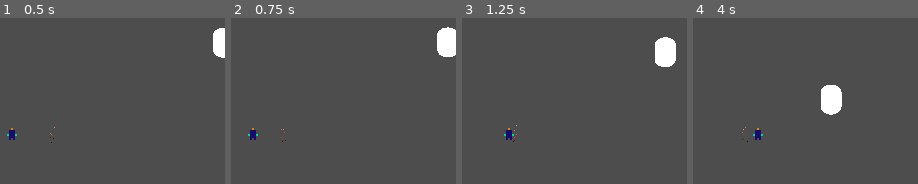
Above: before the commit, frames 1-4 (left to right).
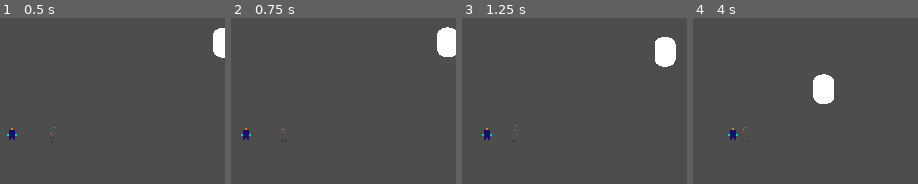
Above: after the commit, the same moments.

Repository: Protiuns/projeto-mvp
Game: Godot game, scene res://Fazes/faze_testes.tscn
Two runs of this game, one before a commit and one after it. Both use one fixed random seed, a clock stepped at 60 frames per second and the inputs below.
Inputs:
- Up to frame 1 (0.5 s): no input
- Up to frame 2 (0.75 s): hold D (Direita) from 0.53 s (still down); tap J (Ataque) at 0.6 s
- Up to frame 3 (1.25 s): keep holding D (Direita)
- Up to frame 4 (4 s): release D (Direita) at 1.28 s; hold S (Baixo) 1.28-2.03 s; tap J (Ataque) every 0.75 s from 1.35 to 3.6 s; hold D (Direita) 2.03-2.78 s; hold W (Cima) 2.78-3.53 s; hold A (Esquerda) from 3.53 s (still down)

Frame 1 is identical in both runs. In frame 2, 0.3% of the frame differs, in the area x 4-96%, y 5-74%; in frame 3, 0.4%; in frame 4, 2.2%, in the area x 15-67%, y 33-74%.

Commit message:
Animações e state machine funcionando

Diff:
--- a/Fazes/faze_testes.tscn
+++ b/Fazes/faze_testes.tscn
@@ -1,9 +1,10 @@
-[gd_scene load_steps=57 format=3 uid="uid://ctu5ey1eif03q"]
+[gd_scene load_steps=58 format=3 uid="uid://ctu5ey1eif03q"]
 
 [ext_resource type="Script" path="res://Scripts/Jogador/Jogador.gd" id="1_yre7x"]
 [ext_resource type="Script" path="res://Scripts/Jogador/JocadorStates.gd" id="2_lfhxy"]
 [ext_resource type="Texture2D" uid="uid://brifeqmx5d3td" path="res://Imagens/Assets/LinkinhoSemSobras-Sheet.png" id="3_38ak2"]
 [ext_resource type="Script" path="res://Scripts/Monstros/Monstro.gd" id="3_hr1e3"]
+[ext_resource type="Script" path="res://Scripts/Jogador/JogadorArvoreAnimacao.gd" id="4_776p5"]
 [ext_resource type="Script" path="res://Fazes/MonstoStates.gd" id="4_ipdyw"]
 
 [sub_resource type="CapsuleShape2D" id="CapsuleShape2D_to5gb"]
@@ -158,6 +159,20 @@
 "update": 1,
 "values": [false]
 }
+tracks/2/type = "method"
+tracks/2/imported = false
+tracks/2/enabled = true
+tracks/2/path = NodePath("JogadorStates")
+tracks/2/interp = 1
+tracks/2/loop_wrap = true
+tracks/2/keys = {
+"times": PackedFloat32Array(0.4),
+"transitions": PackedFloat32Array(1),
+"values": [{
+"args": [],
+"method": &"FinalizouAtaque"
+}]
+}
 
 [sub_resource type="Animation" id="Animation_o4gec"]
 resource_name = "Golpe1Cima"
@@ -187,6 +202,20 @@
 "update": 1,
 "values": [false]
 }
+tracks/2/type = "method"
+tracks/2/imported = false
+tracks/2/enabled = true
+tracks/2/path = NodePath("JogadorStates")
+tracks/2/interp = 1
+tracks/2/loop_wrap = true
+tracks/2/keys = {
+"times": PackedFloat32Array(0.4),
+"transitions": PackedFloat32Array(1),
+"values": [{
+"args": [],
+"method": &"FinalizouAtaque"
+}]
+}
 
 [sub_resource type="Animation" id="Animation_npr5f"]
 resource_name = "Golpe1Direita"
@@ -216,6 +245,20 @@
 "update": 1,
 "values": [false]
 }
+tracks/2/type = "method"
+tracks/2/imported = false
+tracks/2/enabled = true
+tracks/2/path = NodePath("JogadorStates")
+tracks/2/interp = 1
+tracks/2/loop_wrap = true
+tracks/2/keys = {
+"times": PackedFloat32Array(0.4),
+"transitions": PackedFloat32Array(1),
+"values": [{
+"args": [],
+"method": &"FinalizouAtaque"
+}]
+}
 
 [sub_resource type="Animation" id="Animation_74tag"]
 resource_name = "Golpe1Esquerda"
@@ -245,6 +288,20 @@
 "update": 1,
 "values": [true]
 }
+tracks/2/type = "method"
+tracks/2/imported = false
+tracks/2/enabled = true
+tracks/2/path = NodePath("JogadorStates")
+tracks/2/interp = 1
+tracks/2/loop_wrap = true
+tracks/2/keys = {
+"times": PackedFloat32Array(0.4),
+"transitions": PackedFloat32Array(1),
+"values": [{
+"args": [],
+"method": &"FinalizouAtaque"
+}]
+}
 
 [sub_resource type="Animation" id="Animation_8nv2n"]
 resource_name = "Golpe2Baixo"
@@ -274,6 +331,20 @@
 "update": 1,
 "values": [false]
 }
+tracks/2/type = "method"
+tracks/2/imported = false
+tracks/2/enabled = true
+tracks/2/path = NodePath("JogadorStates")
+tracks/2/interp = 1
+tracks/2/loop_wrap = true
+tracks/2/keys = {
+"times": PackedFloat32Array(0.4),
+"transitions": PackedFloat32Array(1),
+"values": [{
+"args": [],
+"method": &"FinalizouAtaque"
+}]
+}
 
 [sub_resource type="Animation" id="Animation_m180y"]
 resource_name = "Golpe2Cima"
@@ -303,6 +374,20 @@
 "update": 1,
 "values": [false]
 }
+tracks/2/type = "method"
+tracks/2/imported = false
+tracks/2/enabled = true
+tracks/2/path = NodePath("JogadorStates")
+tracks/2/interp = 1
+tracks/2/loop_wrap = true
+tracks/2/keys = {
+"times": PackedFloat32Array(0.4),
+"transitions": PackedFloat32Array(1),
+"values": [{
+"args": [],
+"method": &"FinalizouAtaque"
+}]
+}
 
 [sub_resource type="Animation" id="Animation_5jmb2"]
 resource_name = "Golpe2Direita"
@@ -332,6 +417,20 @@
 "update": 1,
 "values": [false]
 }
+tracks/2/type = "method"
+tracks/2/imported = false
+tracks/2/enabled = true
+tracks/2/path = NodePath("JogadorStates")
+tracks/2/interp = 1
+tracks/2/loop_wrap = true
+tracks/2/keys = {
+"times": PackedFloat32Array(0.4),
+"transitions": PackedFloat32Array(1),
+"values": [{
+"args": [],
+"method": &"FinalizouAtaque"
+}]
+}
 
 [sub_resource type="Animation" id="Animation_4wu0y"]
 resource_name = "Golpe2Esquerda"
@@ -361,9 +460,24 @@
 "update": 1,
 "values": [true]
 }
+tracks/2/type = "method"
+tracks/2/imported = false
+tracks/2/enabled = true
+tracks/2/path = NodePath("JogadorStates")
+tracks/2/interp = 1
+tracks/2/loop_wrap = true
+tracks/2/keys = {
+"times": PackedFloat32Array(0.4),
+"transitions": PackedFloat32Array(1),
+"values": [{
+"args": [],
+"method": &"FinalizouAtaque"
+}]
+}
 
 [sub_resource type="Animation" id="Animation_ynnfa"]
 resource_name = "ParadoBaixo"
+length = 0.2
 loop_mode = 1
 tracks/0/type = "value"
 tracks/0/imported = false
@@ -372,10 +486,10 @@
 tracks/0/interp = 1
 tracks/0/loop_wrap = true
 tracks/0/keys = {
-"times": PackedFloat32Array(0),
-"transitions": PackedFloat32Array(1),
-"update": 1,
-"values": [Vector2i(3, 0)]
+"times": PackedFloat32Array(0, 0.1),
+"transitions": PackedFloat32Array(1, 1),
+"update": 1,
+"values": [Vector2i(3, 0), Vector2i(3, 0)]
 }
 tracks/1/type = "value"
 tracks/1/imported = false
@@ -392,6 +506,7 @@
 
 [sub_resource type="Animation" id="Animation_nilff"]
 resource_name = "ParadoCima"
+length = 0.2
 loop_mode = 1
 tracks/0/type = "value"
 tracks/0/imported = false
@@ -400,10 +515,10 @@
 tracks/0/interp = 1
 tracks/0/loop_wrap = true
 tracks/0/keys = {
-"times": PackedFloat32Array(0),
-"transitions": PackedFloat32Array(1),
-"update": 1,
-"values": [Vector2i(1, 0)]
+"times": PackedFloat32Array(0, 0.1),
+"transitions": PackedFloat32Array(1, 1),
+"update": 1,
+"values": [Vector2i(1, 0), Vector2i(1, 0)]
 }
 tracks/1/type = "value"
 tracks/1/imported = false
@@ -420,6 +535,7 @@
 
 [sub_resource type="Animation" id="Animation_0ydeo"]
 resource_name = "ParadoDireita"
+length = 0.2
 loop_mode = 1
 tracks/0/type = "value"
 tracks/0/imported = false
@@ -428,10 +544,10 @@
 tracks/0/interp = 1
 tracks/0/loop_wrap = true
 tracks/0/keys = {
-"times": PackedFloat32Array(0),
-"transitions": PackedFloat32Array(1),
-"update": 1,
-"values": [2]
+"times": PackedFloat32Array(0, 0.1),
+"transitions": PackedFloat32Array(1, 1),
+"update": 1,
+"values": [2, 2]
 }
 tracks/1/type = "value"
 tracks/1/imported = false
@@ -448,6 +564,7 @@
 
 [sub_resource type="Animation" id="Animation_t7dvs"]
 resource_name = "ParadoEsquerda"
+length = 0.2
 loop_mode = 1
 tracks/0/type = "value"
 tracks/0/imported = false
@@ -456,10 +573,10 @@
 tracks/0/interp = 1
 tracks/0/loop_wrap = true
 tracks/0/keys = {
-"times": PackedFloat32Array(0),
-"transitions": PackedFloat32Array(1),
-"update": 1,
-"values": [2]
+"times": PackedFloat32Array(0, 0.1),
+"transitions": PackedFloat32Array(1, 1),
+"update": 1,
+"values": [2, 2]
 }
 tracks/1/type = "value"
 tracks/1/imported = false
@@ -538,23 +655,23 @@
 animation = &"AndandoDireita"
 
 [sub_resource type="AnimationNodeAnimation" id="AnimationNodeAnimation_kj53a"]
+animation = &"AndandoBaixo"
+
+[sub_resource type="AnimationNodeAnimation" id="AnimationNodeAnimation_4awtq"]
 animation = &"AndandoCima"
-
-[sub_resource type="AnimationNodeAnimation" id="AnimationNodeAnimation_4awtq"]
-animation = &"AndandoBaixo"
 
 [sub_resource type="AnimationNodeAnimation" id="AnimationNodeAnimation_iyf3f"]
 animation = &"AndandoEsquerda"
 
 [sub_resource type="AnimationNodeBlendSpace2D" id="AnimationNodeBlendSpace2D_bdqed"]
 blend_point_0/node = SubResource("AnimationNodeAnimation_gylvb")
-blend_point_0/pos = Vector2(0.9, 0)
+blend_point_0/pos = Vector2(1, 0)
 blend_point_1/node = SubResource("AnimationNodeAnimation_kj53a")
 blend_point_1/pos = Vector2(0, 0.9)
 blend_point_2/node = SubResource("AnimationNodeAnimation_4awtq")
 blend_point_2/pos = Vector2(0, -0.9)
 blend_point_3/node = SubResource("AnimationNodeAnimation_iyf3f")
-blend_point_3/pos = Vector2(-0.9, 0)
+blend_point_3/pos = Vector2(-1, 0)
 blend_mode = 1
 
 [sub_resource type="AnimationNodeOneShot" id="AnimationNodeOneShot_a5q54"]
@@ -562,13 +679,13 @@
 [sub_resource type="AnimationNodeOneShot" id="AnimationNodeOneShot_8blqj"]
 
 [sub_resource type="AnimationNodeAnimation" id="AnimationNodeAnimation_nnlxf"]
-animation = &"Golpe1Cima"
+animation = &"Golpe1Baixo"
 
 [sub_resource type="AnimationNodeAnimation" id="AnimationNodeAnimation_3nuga"]
 animation = &"Golpe1Esquerda"
 
 [sub_resource type="AnimationNodeAnimation" id="AnimationNodeAnimation_tpgq8"]
-animation = &"Golpe1Baixo"
+animation = &"Golpe1Cima"
 
 [sub_resource type="AnimationNodeAnimation" id="AnimationNodeAnimation_5ov5g"]
 animation = &"Golpe1Direita"
@@ -577,21 +694,21 @@
 blend_point_0/node = SubResource("AnimationNodeAnimation_nnlxf")
 blend_point_0/pos = Vector2(0, 0.9)
 blend_point_1/node = SubResource("AnimationNodeAnimation_3nuga")
-blend_point_1/pos = Vector2(-0.9, 0)
+blend_point_1/pos = Vector2(-1, 0)
 blend_point_2/node = SubResource("AnimationNodeAnimation_tpgq8")
 blend_point_2/pos = Vector2(0, -0.9)
 blend_point_3/node = SubResource("AnimationNodeAnimation_5ov5g")
-blend_point_3/pos = Vector2(0.9, 0)
+blend_point_3/pos = Vector2(1, 0)
 blend_mode = 1
 
 [sub_resource type="AnimationNodeAnimation" id="AnimationNodeAnimation_acif7"]
-animation = &"Golpe2Cima"
+animation = &"Golpe2Baixo"
 
 [sub_resource type="AnimationNodeAnimation" id="AnimationNodeAnimation_0lsv4"]
 animation = &"Golpe2Direita"
 
 [sub_resource type="AnimationNodeAnimation" id="AnimationNodeAnimation_m7u26"]
-animation = &"Golpe2Baixo"
+animation = &"Golpe2Cima"
 
 [sub_resource type="AnimationNodeAnimation" id="AnimationNodeAnimation_r5r02"]
 animation = &"Golpe2Esquerda"
@@ -600,20 +717,20 @@
 blend_point_0/node = SubResource("AnimationNodeAnimation_acif7")
 blend_point_0/pos = Vector2(0, 0.9)
 blend_point_1/node = SubResource("AnimationNodeAnimation_0lsv4")
-blend_point_1/pos = Vector2(0.9, 0)
+blend_point_1/pos = Vector2(1, 0)
 blend_point_2/node = SubResource("AnimationNodeAnimation_m7u26")
 blend_point_2/pos = Vector2(0, -0.9)
 blend_point_3/node = SubResource("AnimationNodeAnimation_r5r02")
-blend_point_3/pos = Vector2(-0.9, 0)
+blend_point_3/pos = Vector2(-1, 0)
 blend_mode = 1
 
 [sub_resource type="AnimationNodeOneShot" id="AnimationNodeOneShot_ic502"]
 
 [sub_resource type="AnimationNodeAnimation" id="AnimationNodeAnimation_ddpt5"]
+animation = &"ParadoBaixo"
+
+[sub_resource type="AnimationNodeAnimation" id="AnimationNodeAnimation_vrx3s"]
 animation = &"ParadoCima"
-
-[sub_resource type="AnimationNodeAnimation" id="AnimationNodeAnimation_vrx3s"]
-animation = &"ParadoBaixo"
 
 [sub_resource type="AnimationNodeAnimation" id="AnimationNodeAnimation_3ih73"]
 animation = &"ParadoDireita"
@@ -627,13 +744,13 @@
 blend_point_1/node = SubResource("AnimationNodeAnimation_vrx3s")
 blend_point_1/pos = Vector2(0, -0.9)
 blend_point_2/node = SubResource("AnimationNodeAnimation_3ih73")
-blend_point_2/pos = Vector2(0.9, 0)
+blend_point_2/pos = Vector2(1, 0)
 blend_point_3/node = SubResource("AnimationNodeAnimation_s8wwy")
-blend_point_3/pos = Vector2(-0.9, 0)
+blend_point_3/pos = Vector2(-1, 0)
 blend_mode = 1
 
 [sub_resource type="AnimationNodeBlendTree" id="AnimationNodeBlendTree_c3qvt"]
-graph_offset = Vector2(-256.82, -36.9064)
+graph_offset = Vector2(-447.4, 258.589)
 nodes/Andando/node = SubResource("AnimationNodeBlendSpace2D_bdqed")
 nodes/Andando/position = Vector2(-53.3333, 160)
 nodes/Atacando/node = SubResource("AnimationNodeOneShot_a5q54")
@@ -865,12 +982,13 @@
 "parameters/AtacandoOutroBraço/active" = false
 "parameters/AtacandoOutroBraço/internal_active" = false
 "parameters/AtacandoOutroBraço/request" = 0
-parameters/Golpe1/blend_position = Vector2(0.932715, 0.0174419)
+parameters/Golpe1/blend_position = Vector2(-0.000983298, 0.97541)
 parameters/Golpe2/blend_position = Vector2(0, 0)
 parameters/Movimentando/active = false
 parameters/Movimentando/internal_active = false
 parameters/Movimentando/request = 0
-parameters/Parado/blend_position = Vector2(0.651972, 0.226744)
+parameters/Parado/blend_position = Vector2(0.896, 0.0393014)
+script = ExtResource("4_776p5")
 
 [node name="Monstro" type="CharacterBody2D" parent="."]
 position = Vector2(523, 68)
--- a/Scripts/Jogador/JocadorStates.gd
+++ b/Scripts/Jogador/JocadorStates.gd
@@ -1,7 +1,11 @@
 extends "res://Scripts/StateMachine/StateMachine.gd"
 
 
-# Called when the node enters the scene tree for the first time.
+@onready var jogador = $".."
+@onready var arvoreAnimacao =$"../AnimationTree"
+var acabouAtaque = false
+var segundoGolpe = false
+
 func _ready():
 	EstadoAdicionar("Parado")
 	EstadoAdicionar("Andando")
@@ -11,25 +15,74 @@
 	call_deferred("set_estado" , estados.Parado)
 
 func _EstadoLogica (delta):
-	pass
-func _EstadoTranzicao(delta):
+	#print(estado)
+	#print(acabouAnimacao)
 	match estado:
 		estados.Parado:
 			pass
 		estados.Andando:
 			pass
 		estados.Golpe1:
-			pass
+			if jogador.botaoAtaque:
+				segundoGolpe = true
 		estados.Golpe2:
 			pass
 		estados.Machucado:
 			pass
+func _EstadoTranzicao(delta):
+	match estado:
+		estados.Parado:
+			if jogador.botaoAtaque :
+				return estados.Golpe1
+			if (jogador.vetorEntrada.length() != 0):
+				return estados.Andando
+		estados.Andando:
+			if jogador.botaoAtaque :
+				return estados.Golpe1
+			if (jogador.velocity.length() ==0) :
+				return estados.Parado
+		estados.Golpe1:
+			if acabouAtaque:
+				if segundoGolpe:
+					return estados.Golpe2
+				if ((jogador.vetorEntrada.length() == 0) and (jogador.velocity.length() ==0)):
+					return estados.Parado
+				else:
+					return estados.Andando
+		estados.Golpe2:
+			if acabouAtaque:
+				if ((jogador.vetorEntrada.length() == 0) and (jogador.velocity.length() ==0)):
+					return estados.Parado
+				else:
+					return estados.Andando
+		estados.Machucado:
+			pass
 
 func _EstadoEntrar(novoEstado , antigoEstado):
-	pass
+	match novoEstado:
+		estados.Parado:
+			arvoreAnimacao.set("parameters/Movimentando/request", AnimationNodeOneShot.ONE_SHOT_REQUEST_ABORT)
+
+		estados.Andando:
+			arvoreAnimacao.set("parameters/Movimentando/request", AnimationNodeOneShot.ONE_SHOT_REQUEST_FIRE)
+
+		estados.Golpe1:
+			arvoreAnimacao.set("parameters/Atacando/request",AnimationNodeOneShot.ONE_SHOT_REQUEST_FIRE)
+		estados.Golpe2:
+			arvoreAnimacao.set("parameters/AtacandoOutroBraço/request",AnimationNodeOneShot.ONE_SHOT_REQUEST_FIRE)
+		estados.Machucado:
+			pass
 func _EstadoSair(antigoEstado, novoEstado):
-	pass
+	match antigoEstado:
+		estados.Golpe1 :
+			if (novoEstado !=estados.Golpe2) :
+				arvoreAnimacao.set("parameters/Atacando/request",AnimationNodeOneShot.ONE_SHOT_REQUEST_ABORT)
+			acabouAtaque =false
+		estados.Golpe2:
+			segundoGolpe = false
+			arvoreAnimacao.set("parameters/AtacandoOutroBraço/request",AnimationNodeOneShot.ONE_SHOT_REQUEST_ABORT)
+			arvoreAnimacao.set("parameters/Atacando/request",AnimationNodeOneShot.ONE_SHOT_REQUEST_ABORT)
 
 
-func _process(delta):
-	pass
+func FinalizouAtaque():
+	acabouAtaque = true
--- a/Scripts/Jogador/Jogador.gd
+++ b/Scripts/Jogador/Jogador.gd
@@ -3,20 +3,45 @@
 var velocidade = 50
 var vetorEntrada = Vector2.ZERO
 var botaoAtaque = false
+var seMachucou = false
 var direcao = Vector2.RIGHT
+@onready var maquinaEstados = $JogadorStates as StateMachine
+
 func  _physics_process(delta):
 	Entradas()
-	AtualizarVelocidade()
-	OrientarDirecao()
-	move_and_slide()
+	match maquinaEstados.estado:
+		maquinaEstados.estados.Parado:
+			OrientarDirecao()
+			PodeMachucar()
+		maquinaEstados.estados.Andando:
+			AtualizarVelocidade()
+			OrientarDirecao()
+			move_and_slide()
+		maquinaEstados.estados.Golpe1:
+			PodeMachucar()
+		maquinaEstados.estados.Golpe2:
+			PodeMachucar()
+		maquinaEstados.estados.Machucado:
+			AtualizarVelocidade()
+			OrientarDirecao()
+			move_and_slide()
+
+
+
+
 
 func Entradas():
 	var vertical = int(Input.is_action_pressed("Baixo")) - int(Input.is_action_pressed("Cima"))
 	var horizontal = int(Input.is_action_pressed("Direita")) - int(Input.is_action_pressed("Esquerda"))
 	vetorEntrada = Vector2(horizontal , vertical).normalized()
 	botaoAtaque = Input.is_action_just_pressed("Ataque")
+
 func AtualizarVelocidade():
 	velocity = vetorEntrada * velocidade
+
 func OrientarDirecao():
 	if velocity.length()!= 0 :
 		direcao = velocity.normalized()
+
+func PodeMachucar():
+	pass
--- /dev/null
+++ b/Scripts/Jogador/JogadorArvoreAnimacao.gd
@@ -0,0 +1,19 @@
+extends AnimationTree
+
+@onready var jogador = $".."
+# Called when the node enters the scene tree for the first time.
+func _ready():
+	pass # Replace with function body.
+
+
+# Called every frame. 'delta' is the elapsed time since the previous frame.
+func _process(delta):
+	set("parameters/Parado/blend_position", jogador.direcao)
+	set("parameters/Andando/blend_position", jogador.direcao)
+	set("parameters/Golpe1/blend_position", jogador.direcao)
+	set("parameters/Golpe2/blend_position", jogador.direcao)
+	#set("parameters/Atacando/request", AnimationNodeOneShot.ONE_SHOT_REQUEST_FIRE)
+	#set("parameters/Movimentando/request", AnimationNodeOneShot.ONE_SHOT_REQUEST_FIRE)
+	#set("parameters/Andando/blend_position", AnimationNodeOneShot.ONE_SHOT_REQUEST_FIRE)
+	#set("parameters/Parado/blend_position", AnimationNodeOneShot.ONE_SHOT_REQUEST_FIRE)
+	pass
